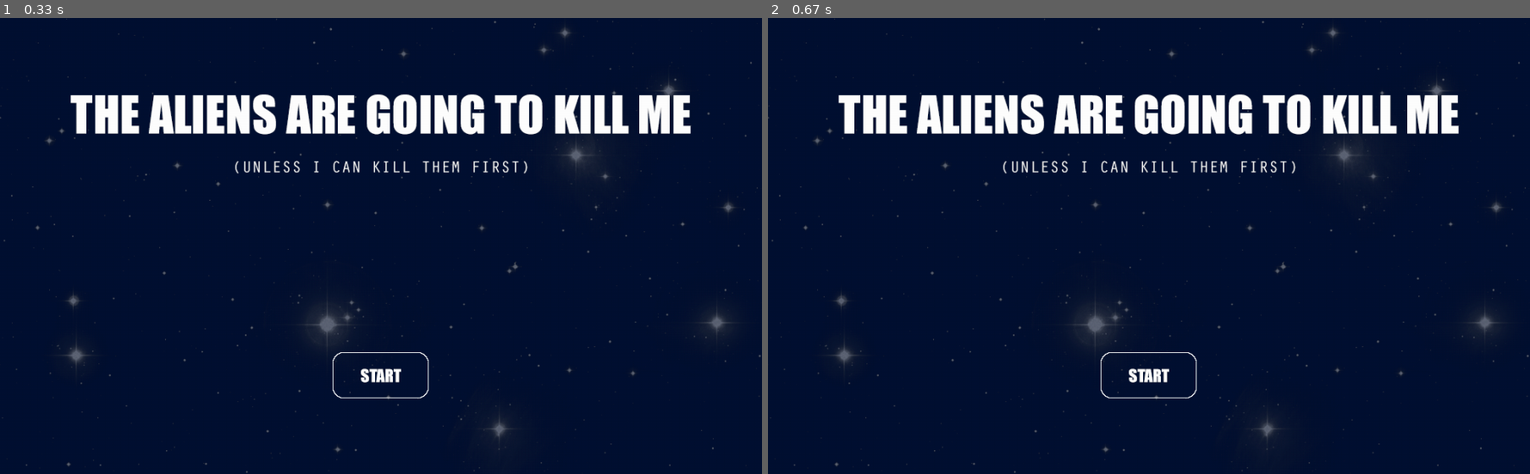
Above: before the commit, frames 1-2 (left to right).
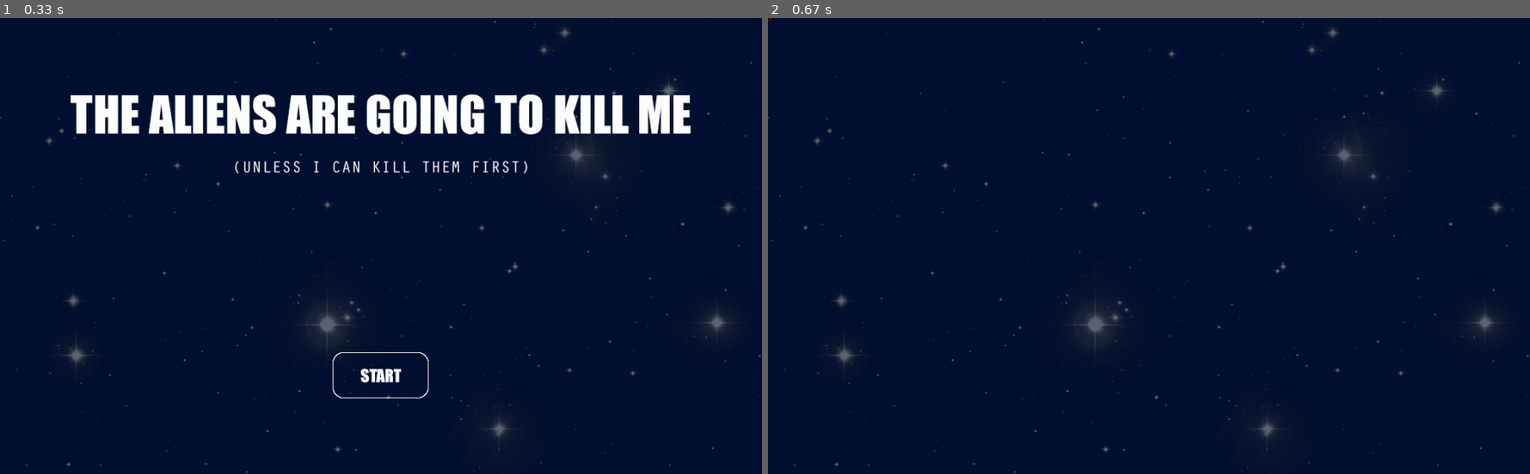
Above: after the commit, the same moments.

Repository: Daltro-Oliveira-Vinuto/game_aliens_with_pygame
Game: pygame game, started from aliens.py
Two runs of this game, one before a commit and one after it. Both use one fixed random seed, a clock stepped at 60 frames per second and the inputs below.
Inputs:
- Up to frame 1 (0.33 s): no input
- Up to frame 2 (0.67 s): tap Enter at 0.33 s

Frame 1 is identical in both runs. In frame 2, 5.5% of the frame differs, in the area x 0-91%, y 0-84%.

Commit message:
aliens.py corrected using pylint

Diff:
--- a/aliens.py
+++ b/aliens.py
@@ -1,14 +1,28 @@
 """This is the game alien invasion made in python with pygame """
 
 from __future__ import annotations
+from typing import Any
 import sys
 import pygame
 import pygame.locals
-#from pygame.locals import QUIT, KEYDOWN, KEYUP, K_RETURN, K_ESCAPE # type: ignore
-#from pygame.locals import K_LEFT, K_RIGHT, K_UP, K_DOWN, K_f # type: ignore
-from typing import Any
+from ships import Ship
 
-from ships import Ship
+
+surface_width: int = 1024
+surface_height: int  = 614
+surface: Any = pygame.display.set_mode((surface_width, surface_height))
+pygame.display.set_caption("aliens!")
+background_image: Any = pygame.image.load("./assets/background.png")
+start_image: Any = pygame.image.load("./assets/start_screen.png")
+
+game_started: bool = False
+game_ended: bool = False
+
+image_player_path: str = "./assets/you_ship.png"
+image_bullet_player_path: str = "./assets/you_pellet.png"
+
+game_started: bool = False
+game_ended: bool = False
 
 class Directions:
     "This class allow simple access to directions to other objects"
@@ -62,110 +76,106 @@
         "encapusulate self._state variable"
         return self._state
 
-surface_width: int = 1024
-surface_height: int  = 614
-surface: Any = pygame.display.set_mode((surface_width, surface_height))
-pygame.display.set_caption("aliens!")
-background_image: Any = pygame.image.load("./assets/background.png")
-start_image: Any = pygame.image.load("./assets/start_screen.png")
-
-game_started: bool = False
-game_ended: bool = False
-
-image_player_path: str = "./assets/you_ship.png"
-image_bullet_player_path: str = "./assets/you_pellet.png"
-
-
 def quit_game() -> None:
     "free the resources of the game"
     sys.exit()
 
 def start_game() -> tuple[Ship, list[Ship], Keyboard]:
     "function called when the game start to initialize objects"
-
     start_keyboard: Keyboard = Keyboard(Directions())
-    game_started = True
-    game_ended = False
+    state_game_started = True
+    state_game_ended = False
     start_player: Ship = \
         Ship(surface_width/2.0, surface_height, pygame, surface, \
         image_player_path, image_bullet_player_path)
 
     start_enemies: list[Ship] = []
-    return start_player, start_enemies, start_keyboard
+    return start_player, start_enemies, start_keyboard, state_game_started, state_game_ended
 
 def update_game(player: Ship, enemies: list[Ship], mouse_pos: tuple[int,int],\
- mouse_pressed: tuple[bool,...], keyboard: Keyboard) -> None:
-
+ mouse_pressed: tuple[bool,...], keyboard_object: Keyboard) -> None:
+    "This function update the objects of the game"
     if mouse_pressed[0]:
         # just for debugging
         #print(player.bullets_fired)
         player.fire()
-        keyboard.state = False
+        keyboard_object.state = False
 
     if  keyboard.get_state():
-        if keyboard.directions.left: player.move_left()
-        if keyboard.directions.right: player.move_right()
-        if keyboard.directions.upp: player.move_up()
-        if keyboard.directions.down: player.move_down()
+        if keyboard_object.directions.left:
+            player.move_left()
+        if keyboard_object.directions.right:
+            player.move_right()
+        if keyboard_object.directions.upp:
+            player.move_up()
+        if keyboard_object.directions.down:
+            player.move_down()
     else:
         player.update_pos(mouse_pos)
 
     bullets_fired_to_remove: list[int] = []
-    for id, bullet_fired in enumerate(player.bullets_fired):
+    for index, bullet_fired in enumerate(player.bullets_fired):
         bullet_fired.move_up()
         if bullet_fired.get_y() < 0.0:
-            bullets_fired_to_remove.append(id)
+            bullets_fired_to_remove.append(index)
 
-    for id in bullets_fired_to_remove:
-        player.bullets_fired.pop(id)
+    for index in bullets_fired_to_remove:
+        player.bullets_fired.pop(index)
+
+    print(enemies)
 
 
 def draw_game(player: Ship, enemies: list[Ship]) -> None:
+    """Print player object and his bullets. Print enemies and the bullets
+       of each enemy """
     surface.blit(background_image,(0,0))
     player.draw()
     for bullet_fired in player.bullets_fired:
         bullet_fired.draw()
 
+    print(enemies)
 
 while True:
 
-    mouse_pressed: tuple[bool,...] = pygame.mouse.get_pressed()
-    mouse_pos: tuple[int,int] = pygame.mouse.get_pos()
+    mouse_pressed_list: tuple[bool,...] = pygame.mouse.get_pressed()
+    mouse_pos_list: tuple[int,int] = pygame.mouse.get_pos()
 
     for event in pygame.event.get():
-        if event.type == pygame.locals.QUIT:
+        if event.type == getattr(pygame.locals, "QUIT"):
             quit_game()
-        elif event.type == pygame.locals.KEYDOWN:
-            if event.key == pygame.locals.K_ESCAPE:
+        elif event.type == getattr(pygame.locals, "KEYDOWN"):
+            if event.key == getattr(pygame.locals, "K_ESCAPE"):
                 quit_game()
-            elif event.key == pygame.locals.K_RETURN:
-                player,enemies, keyboard  = start_game()
-            if game_started and event.key == pygame.locals.K_f:
-                player.fire()
-            if event.key == pygame.locals.K_UP:
+            elif event.key == getattr(pygame.locals, "K_RETURN"):
+                player_object,enemies_list, keyboard, \
+                game_started, game_ended  = start_game()
+            if game_started and event.key == getattr(pygame.locals, "K_f"):
+                player_object.fire()
+            if event.key == getattr(pygame.locals, "K_UP"):
                 keyboard.directions.upp = True
-            if event.key == pygame.locals.K_DOWN:
+            if event.key == getattr(pygame.locals, "K_DOWN"):
                 keyboard.directions.down = True
-            if event.key == pygame.locals.K_LEFT:
+            if event.key == getattr(pygame.locals, "K_LEFT"):
                 keyboard.directions.left= True
-            if event.key == pygame.locals.K_RIGHT:
+            if event.key == getattr(pygame.locals, "K_RIGHT"):
                 keyboard.directions.right = True
 
-        elif event.type == pygame.locals.KEYUP:
-            if event.key == pygame.locals.K_LEFT:
+        elif event.type == getattr(pygame.locals, "KEYUP"):
+            if event.key == getattr(pygame.locals, "K_LEFT"):
                 keyboard.directions.left = False
-            elif event.key == pygame.locals.K_RIGHT:
+            elif event.key == getattr(pygame.locals, "K_RIGHT"):
                 keyboard.directions.right = False
-            elif event.key == pygame.locals.K_UP:
+            elif event.key == getattr(pygame.locals, "K_UP"):
                 keyboard.directions.upp = False
-            elif event.key == pygame.locals.K_DOWN:
+            elif event.key == getattr(pygame.locals, "K_DOWN"):
                 keyboard.directions.down = False
     if not game_started and not game_ended:
         surface.blit(start_image,(0,0))
     elif game_started and not game_ended:
 
-        update_game(player, enemies, mouse_pos, mouse_pressed, keyboard)
-        draw_game(player, enemies)
+        update_game(player_object, enemies_list, mouse_pos_list,\
+                     mouse_pressed_list, keyboard)
+        draw_game(player_object, enemies_list)
 
     pygame.time.Clock().tick(40)
     pygame.display.update()
